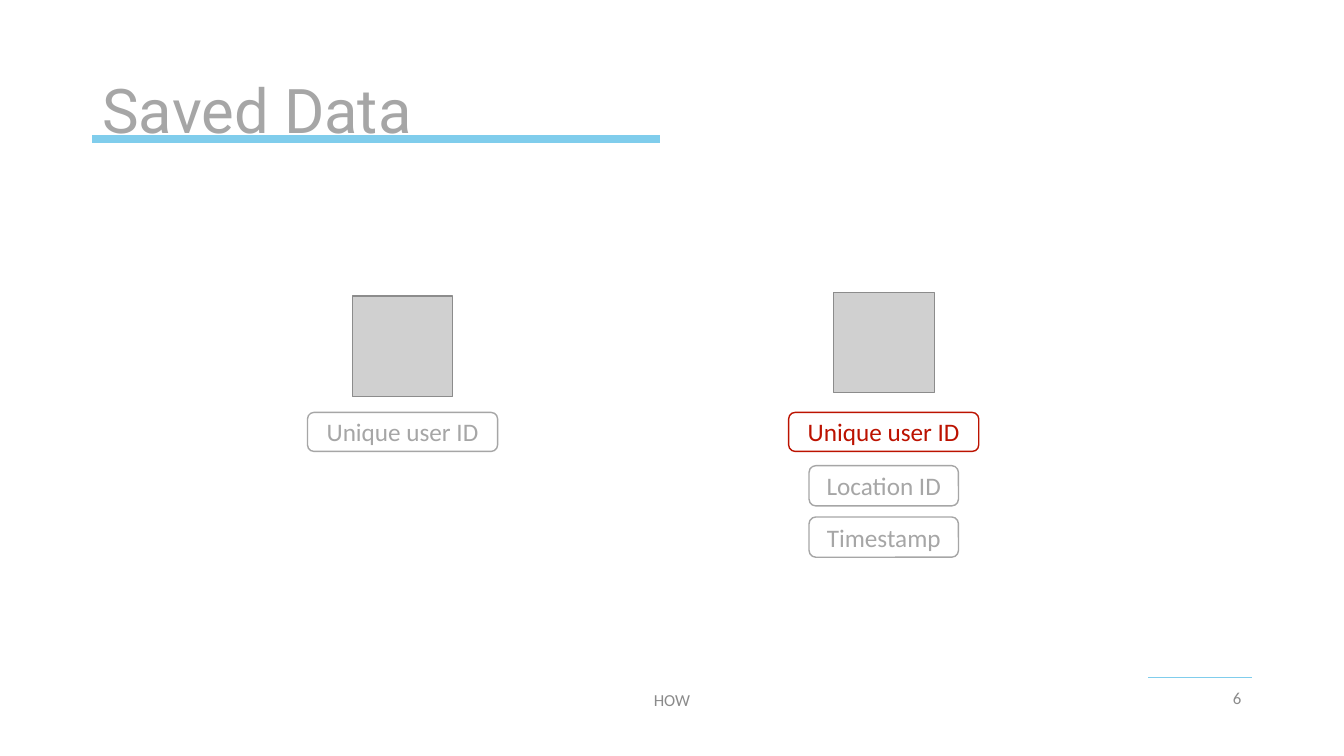
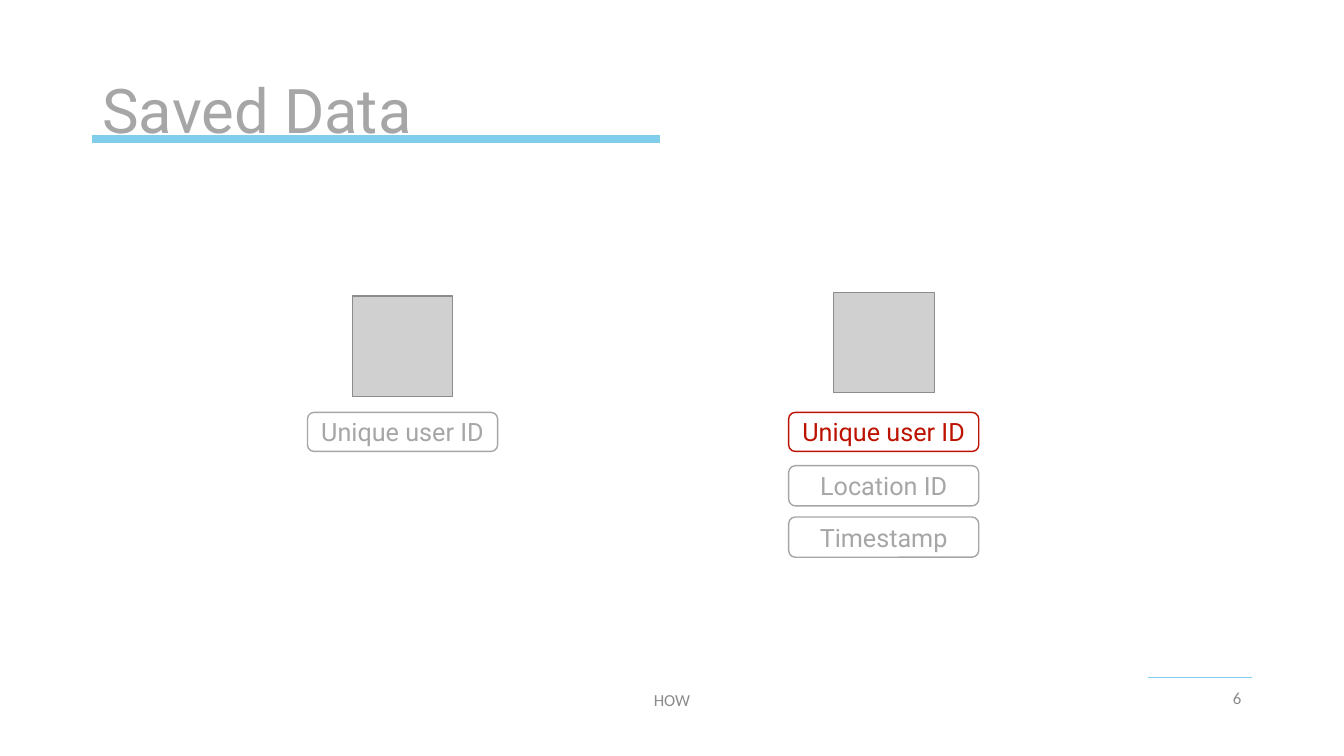
Before and after one commit to michael-spengler/Tracer-wwi19dsa, a slide deck: slide 6 of business/Tracer.pptx. Drawn at 1344x756 pixels with LibreOffice and Linux fonts; fonts in the diff are those of the drawing; grey boxes stand for pictures; background and template pictures are left out. Boxes give left, top, right and bottom in pixels: in the first picture for what was removed or moved away, otherwise in the second. Text is boxed around its words. In the diff, an @@ line names an element or a change of style, - is before the commit and + after.

```diff
--- a/business/Tracer.pptx
+++ b/business/Tracer.pptx
@@ font Calibri to Roboto in 4 elements at box(788, 412, 979, 452), box(308, 412, 498, 452), box(788, 517, 979, 558), box(788, 466, 979, 506) @@
@@ rounded rectangle "Location ID": place and size @@
-rounded rectangle "Location ID" at box(810, 466, 959, 506)
+rounded rectangle "Location ID" at box(788, 466, 979, 506)
@@ rounded rectangle "Timestamp": place and size @@
-rounded rectangle "Timestamp" at box(810, 517, 959, 558)
+rounded rectangle "Timestamp" at box(788, 517, 979, 558)
```
Also in this commit, not shown: 5 other slides changed, 1 other file.
